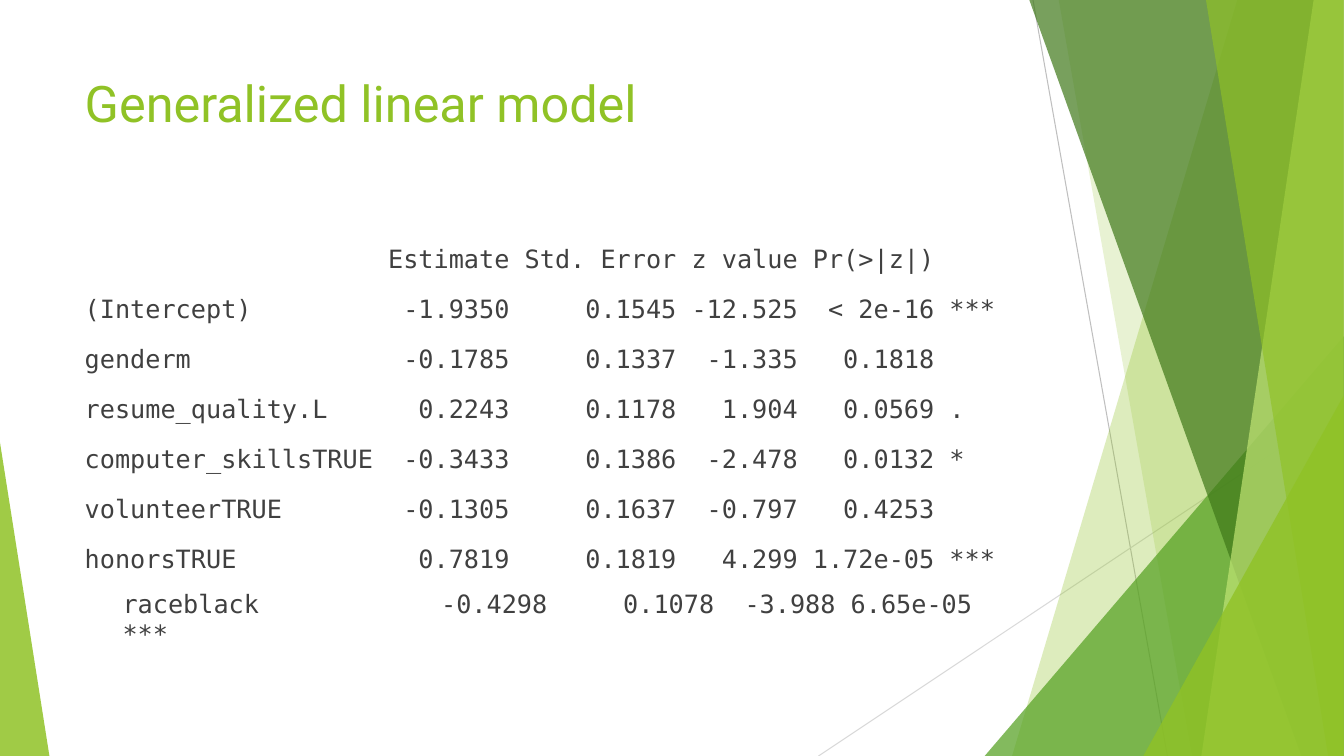
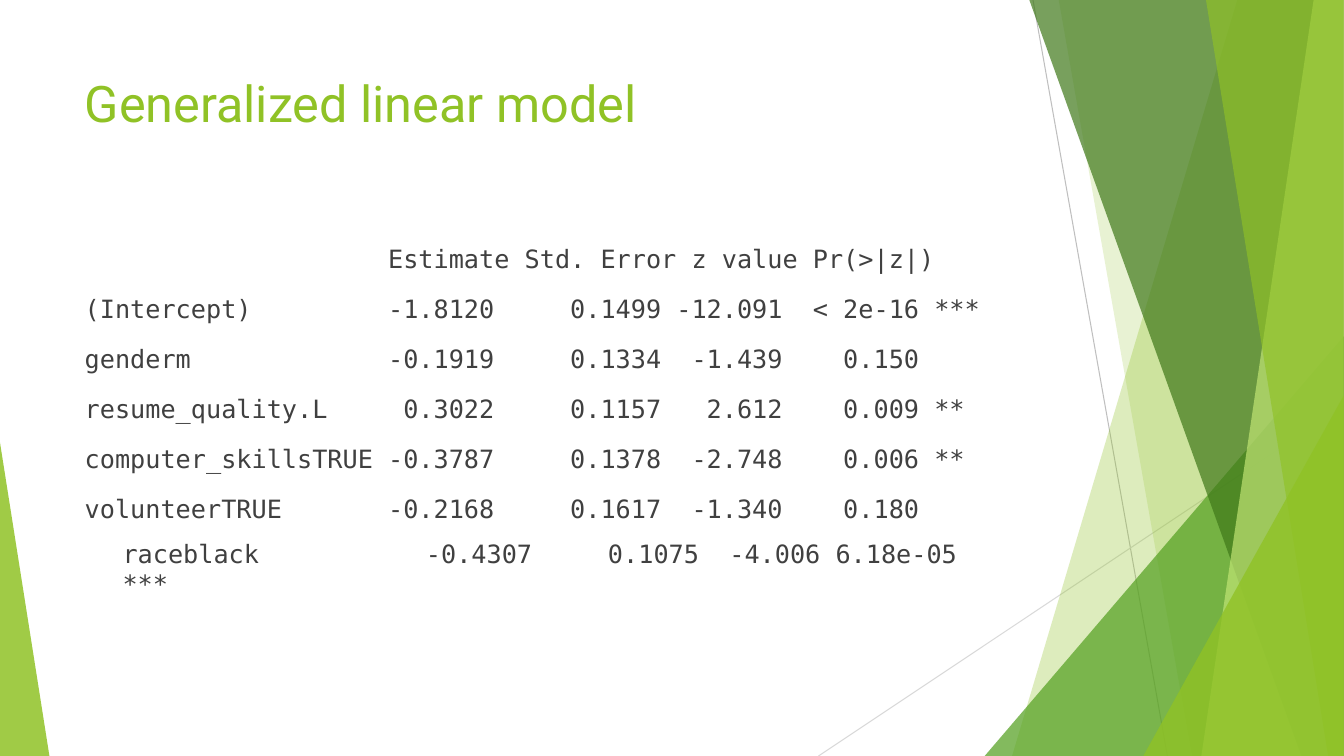
Before and after one commit to himalayahall/CUNY-DATA606, a slide deck: slide 15 of Project/Hakim-Project.pptx. Drawn at 1344x756 pixels with LibreOffice and Linux fonts; fonts in the diff are those of the drawing. Boxes give left, top, right and bottom in pixels: in the first picture for what was removed or moved away, otherwise in the second. Text is boxed around its words. In the diff, an @@ line names an element or a change of style, - is before the commit and + after.

```diff
--- a/Project/Hakim-Project.pptx
+++ b/Project/Hakim-Project.pptx
@@ text at <box>85,248,957,564</box>: text changed @@
-Estimate Std. Error z value Pr(>|z|)
-(Intercept) -1.9350 0.1545 -12.525 < 2e-16 ***
-genderm -0.1785 0.1337 -1.335 0.1818
-resume_quality.L 0.2243 0.1178 1.904 0.0569 .
-computer_skillsTRUE -0.3433 0.1386 -2.478 0.0132 *
-volunteerTRUE -0.1305 0.1637 -0.797 0.4253
-honorsTRUE 0.7819 0.1819 4.299 1.72e-05 ***
-raceblack -0.4298 0.1078 -3.988 6.65e-05 ***
+Estimate Std. Error z value Pr(>|z|)
+(Intercept) -1.8120 0.1499 -12.091 < 2e-16 ***
+genderm -0.1919 0.1334 -1.439 0.150
+resume_quality.L 0.3022 0.1157 2.612 0.009 **
+computer_skillsTRUE -0.3787 0.1378 -2.748 0.006 **
+volunteerTRUE -0.2168 0.1617 -1.340 0.180
+raceblack -0.4307 0.1075 -4.006 6.18e-05 ***
```
Also in this commit, not shown: 1 other file.
